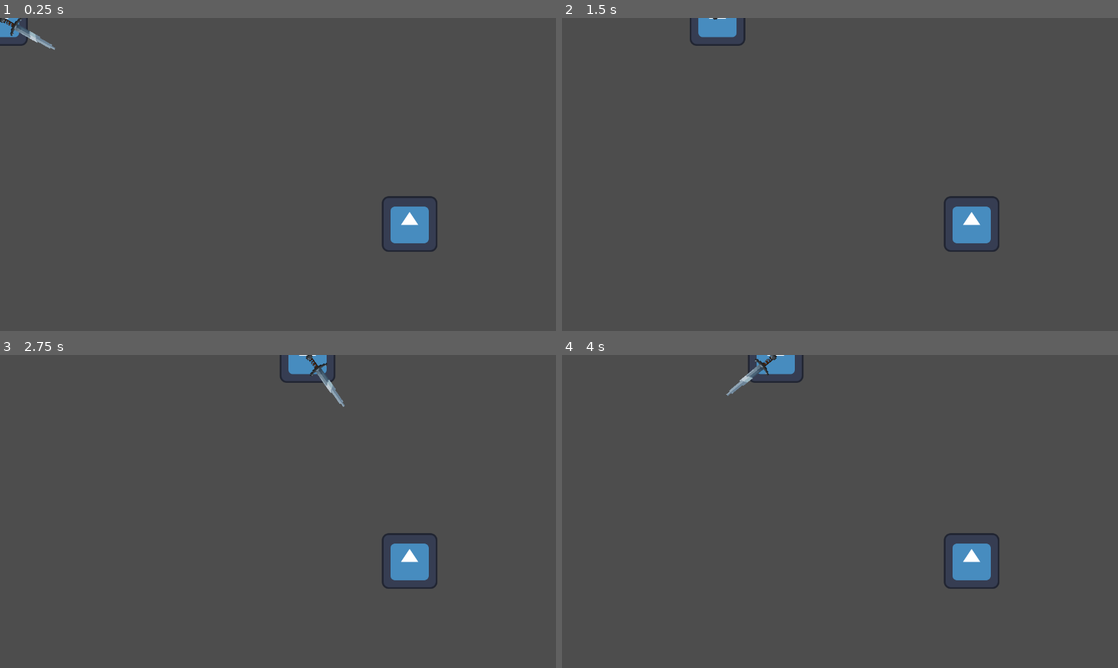
Above: before the commit, frames 1-4 (two rows, left to right).
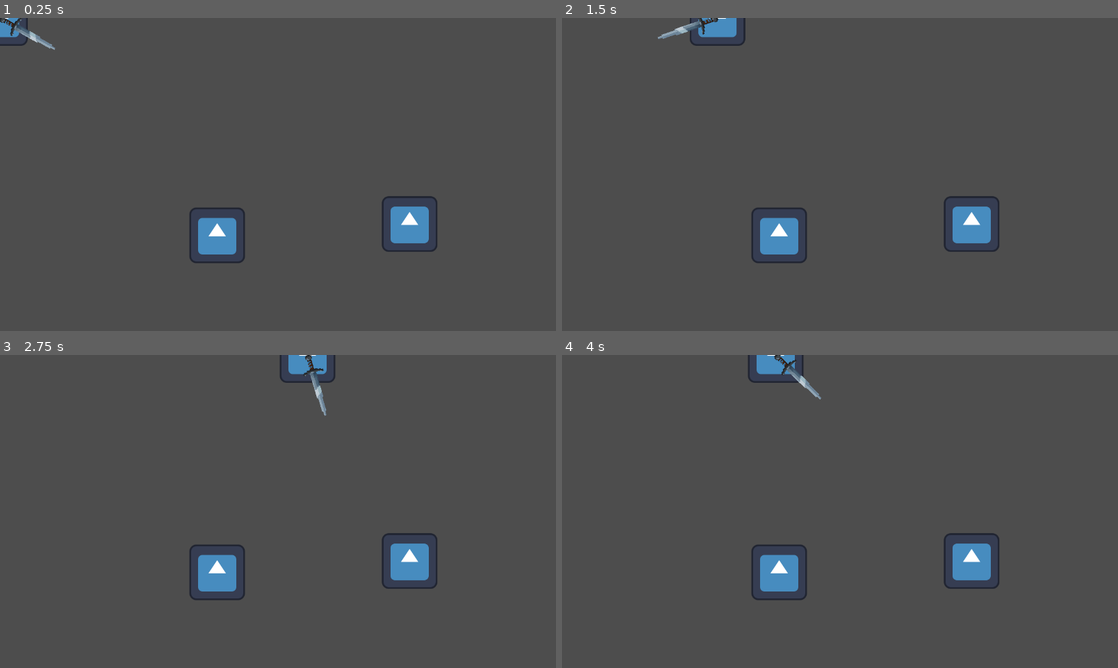
Above: after the commit, the same moments.

Repository: AntonioLive8166GameDev/runes-of-the-forsaken
Game: Godot game, scene res://scenes/test scenes/test_scene.tscn
Same seed, same stepped clock (60 frames per second), same inputs: the game is played once before the commit and once after it. This scene is started directly instead of the project's main scene. The engine's default icon, where the game draws it, is replaced by a stand-in: a white triangle on a blue panel in a dark square.
Inputs (mouse positions are in pixels of both pictures, inside the frame that each line leads up to):
- Up to frame 1 (0.25 s): no input
- Up to frame 2 (1.5 s): tap Enter at 0.5 s; move the mouse to (962, 158) at 0.52 s; hold D (right) 0.53-1.25 s; tap Backspace at 0.6 s; click (962, 158) at 0.67 s; drag from (728, 190) to (745, 33) at 1.27 s
- Up to frame 3 (2.75 s): move the mouse to (333, 442) at 2.02 s; hold D (right) from 2.03 s (still down); tap F at 2.1 s; click (333, 442) at 2.17 s
- Up to frame 4 (4 s): release D (right) at 2.75 s; drag from (812, 574) to (973, 561) at 2.77 s; move the mouse to (1006, 558) at 3.52 s; hold A (left) from 3.53 s (still down); tap Z at 3.6 s; click (1006, 558) at 3.67 s

The runs differ from the first frame. In frame 1, 1.0% of the frame differs, in the area x 34-44%, y 60-79%; in frame 2, 1.2%; in frame 3, 1.3%; in frame 4, 1.4%, in the area x 29-47%, y 0-79%.

Commit message:
test_scene confict fixed
- Error de la test_scene solucionado.

- Cambios en la velocidad de ataque de la basic_sword (de 0.2 s a 0.1 s).

-Creación del simple_enemy_2.

- Implementación del simple_enemy_2 en la test_scene.

Diff:
--- /dev/null
+++ b/scenes/Enemies/simple_enemy_2.gd
@@ -0,0 +1,12 @@
+extends CharacterBody2D
+
+@onready var actionArea = $Area2D
+
+func _physics_process(delta: float) -> void:
+	check_actionables()
+
+func check_actionables() -> void:
+	# Todo lo que esté colisionando en ese momento con el ActionArea lo traiga y lo guarde en el Array
+	var areas: Array[Area2D] = actionArea.get_overlapping_areas()
+	for area in areas:
+		queue_free()
--- /dev/null
+++ b/scenes/Enemies/simple_enemy_2.tscn
@@ -0,0 +1,21 @@
+[gd_scene load_steps=4 format=3 uid="uid://k2in04xfrukq"]
+
+[ext_resource type="Texture2D" uid="uid://bi61aj358uhuq" path="res://icon.svg" id="1_cclp6"]
+[ext_resource type="Script" uid="uid://2j7mduwr4aph" path="res://scenes/Enemies/simple_enemy_2.gd" id="1_qlxhu"]
+
+[sub_resource type="RectangleShape2D" id="RectangleShape2D_qlxhu"]
+size = Vector2(128, 128)
+
+[node name="Simple_Enemy_2" type="CharacterBody2D"]
+script = ExtResource("1_qlxhu")
+
+[node name="Sprite2D" type="Sprite2D" parent="."]
+texture = ExtResource("1_cclp6")
+
+[node name="CollisionShape2D" type="CollisionShape2D" parent="."]
+shape = SubResource("RectangleShape2D_qlxhu")
+
+[node name="Area2D" type="Area2D" parent="."]
+
+[node name="CollisionShape2D" type="CollisionShape2D" parent="Area2D"]
+shape = SubResource("RectangleShape2D_qlxhu")
--- a/scenes/test scenes/test_scene.tscn
+++ b/scenes/test scenes/test_scene.tscn
@@ -1,7 +1,8 @@
-[gd_scene load_steps=3 format=3 uid="uid://e1jqbwru8k53"]
+[gd_scene load_steps=4 format=3 uid="uid://e1jqbwru8k53"]
 
 [ext_resource type="PackedScene" uid="uid://db4qtrsxneyfy" path="res://scenes/player/player.tscn" id="1_a6juh"]
-[ext_resource type="PackedScene" uid="uid://b4aaws6hqf22g" path="res://scenes/enemies/simple_enemy.tscn" id="2_a6juh"]
+[ext_resource type="PackedScene" uid="uid://b4aaws6hqf22g" path="res://scenes/Enemies/simple_enemy.tscn" id="2_a6juh"]
+[ext_resource type="PackedScene" uid="uid://k2in04xfrukq" path="res://scenes/Enemies/simple_enemy_2.tscn" id="3_47v3h"]
 
 [node name="TestScene" type="Node2D"]
 
@@ -9,3 +10,6 @@
 
 [node name="SimpleEnemy" parent="." instance=ExtResource("2_a6juh")]
 position = Vector2(943, 474)
+
+[node name="Simple_Enemy_2" parent="." instance=ExtResource("3_47v3h")]
+position = Vector2(500, 500)
--- a/scenes/weapons/basic_sword.gd
+++ b/scenes/weapons/basic_sword.gd
@@ -29,10 +29,10 @@
 	# tween para el efecto visual (animación).
 	var tween = get_tree().create_tween()
 	# Primer tramo: gira 135° en 0.2 s (derecha).
-	tween.tween_property(self, "rotation", attack_rotation, 0.2)\
+	tween.tween_property(self, "rotation", attack_rotation, 0.1)\
 		 .set_trans(Tween.TRANS_QUAD).set_ease(Tween.EASE_OUT)
 	# Segundo tramo: vuelve a la rotación inicial en 0.2 s
-	tween.tween_property(self, "rotation", initial_rotation, 0.2)\
+	tween.tween_property(self, "rotation", initial_rotation, 0.1)\
 		 .set_trans(Tween.TRANS_QUAD).set_ease(Tween.EASE_IN)
 	# Al terminar las dos fases, lanzamos la transición final (posición actual del puntero).
 	tween.connect("finished", Callable(self, "_on_attack_animation_finished"))
@@ -41,7 +41,7 @@
 	# Capturamos dónde está el mouse ahora y tween a esa rotación en 0.2 s.
 	var target_angle = (get_global_mouse_position() - global_position).angle()
 	var tween = get_tree().create_tween()
-	tween.tween_property(self, "rotation", target_angle, 0.2)\
+	tween.tween_property(self, "rotation", target_angle, 0.1)\
 		 .set_trans(Tween.TRANS_QUAD).set_ease(Tween.EASE_OUT)
 	tween.connect("finished", Callable(self, "_attack_finished"))
 
Not shown, added: scenes/Enemies/simple_enemy_2.gd.uid
